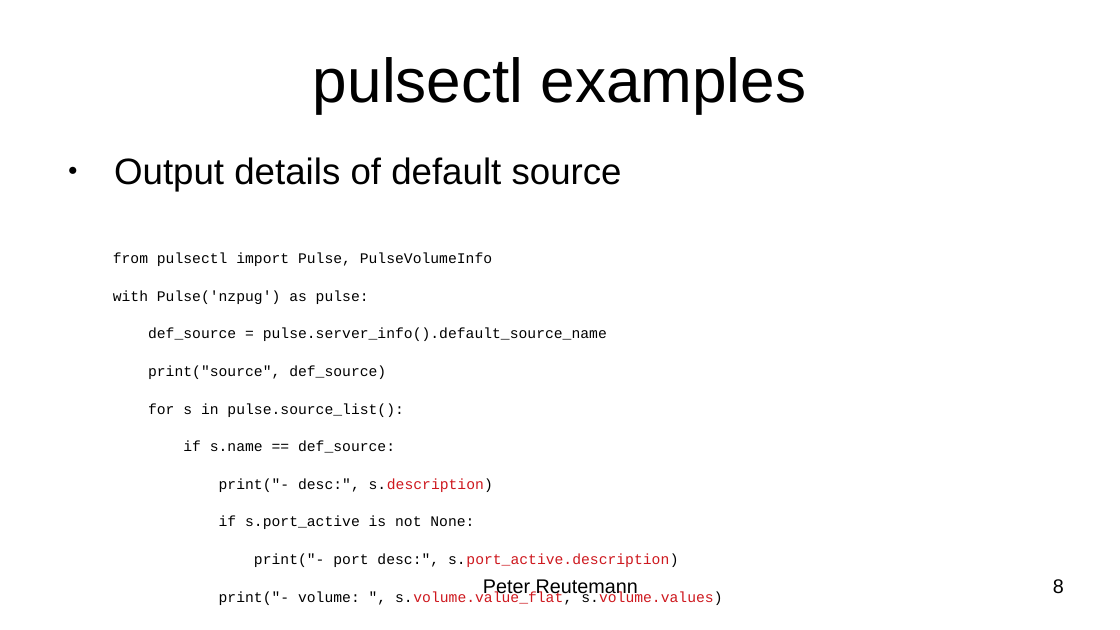
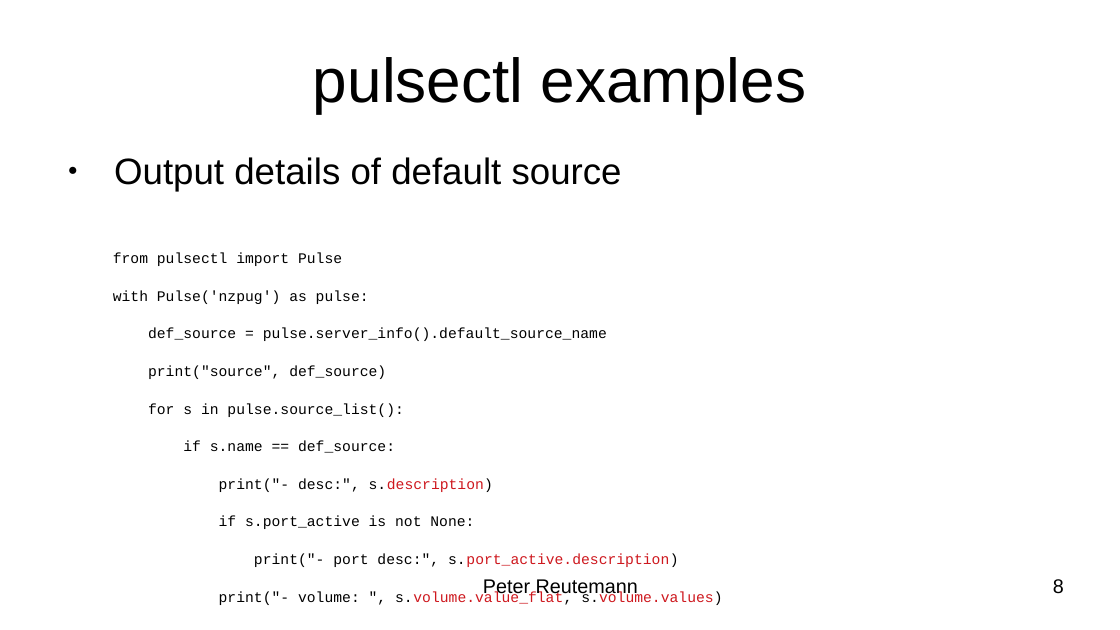
Before and after one commit to HamPUG/meetings, a slide deck: slide 8 of 2020/2020-05-18/pulseaudio/pulseaudio.odp. Drawn at 1120x630 pixels with LibreOffice and Linux fonts; fonts in the diff are those of the drawing. Boxes give left, top, right and bottom in pixels: in the first picture for what was removed or moved away, otherwise in the second. Text is boxed around its words. In the diff, an @@ line names an element or a change of style, - is before the commit and + after.

```diff
--- a/2020/2020-05-18/pulseaudio/pulseaudio.odp
+++ b/2020/2020-05-18/pulseaudio/pulseaudio.odp
@@ text at box(113, 252, 342, 266): text changed @@
-from pulsectl import Pulse, PulseVolumeInfo
+from pulsectl import Pulse
```
Also in this commit, not shown: 3 other slides changed, 1 slide added, 6 other files.
